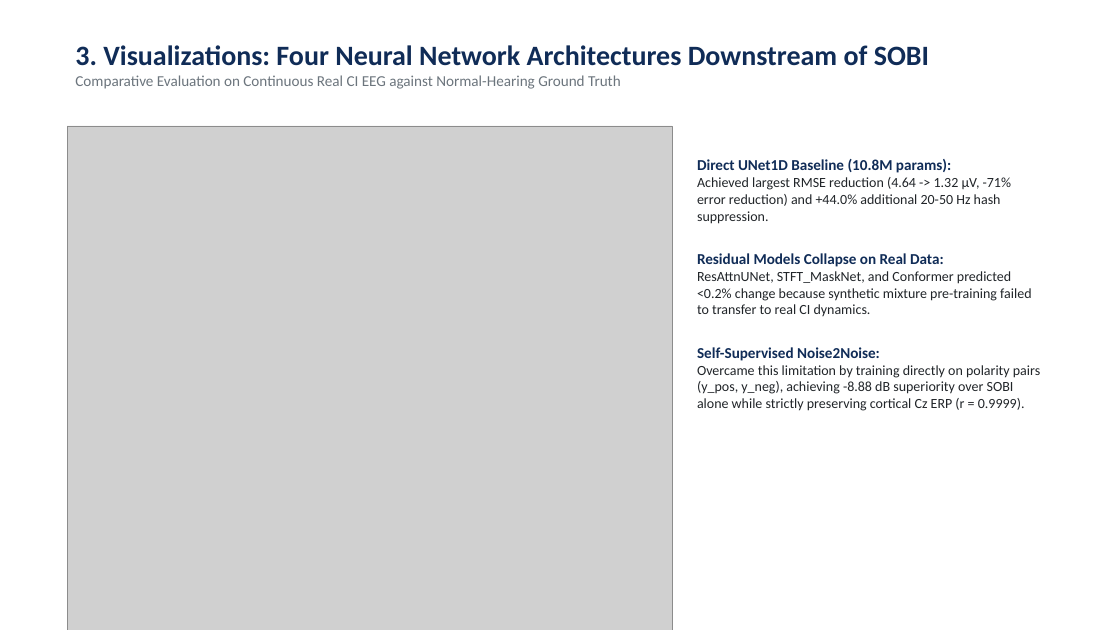
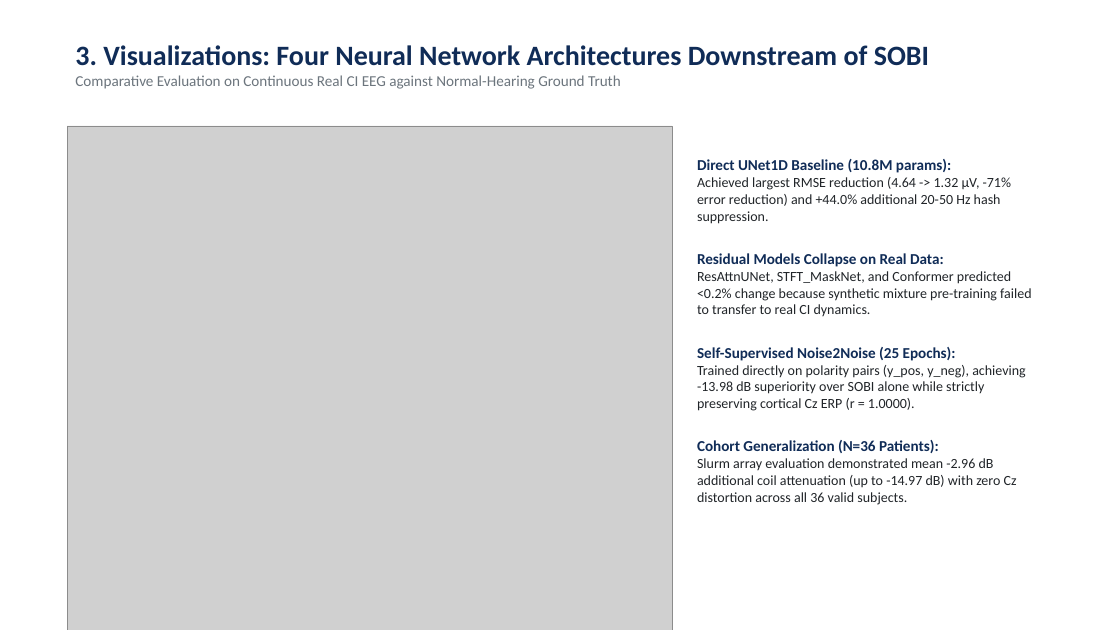
Before and after one commit to ALPilapil/ci_denoise, a slide deck: slide 6 of lab_meeting_ci_denoise_update.pptx. Drawn at 1120x630 pixels with LibreOffice and Linux fonts; fonts in the diff are those of the drawing; grey boxes stand for pictures. Boxes give left, top, right and bottom in pixels: in the first picture for what was removed or moved away, otherwise in the second. Text is boxed around its words. In the diff, an @@ line names an element or a change of style, - is before the commit and + after.

Commit message:
docs(presentation): update slide deck with full N=36 N2N cohort validation results

```diff
--- a/lab_meeting_ci_denoise_update.pptx
+++ b/lab_meeting_ci_denoise_update.pptx
@@ text at (x1=697, y1=347, x2=1025, y2=505): text changed @@
-Self-Supervised Noise2Noise:
-Overcame this limitation by training directly on polarity pairs (y_pos, y_neg), achieving -8.88 dB superiority over SOBI alone while strictly preserving cortical Cz ERP (r = 0.9999).
+Self-Supervised Noise2Noise (25 Epochs):
+Trained directly on polarity pairs (y_pos, y_neg), achieving -13.98 dB superiority over SOBI alone while strictly preserving cortical Cz ERP (r = 1.0000).
+Cohort Generalization (N=36 Patients):
+Slurm array evaluation demonstrated mean -2.96 dB additional coil attenuation (up to -14.97 dB) with zero Cz distortion across all 36 valid subjects.
```
Also in this commit, not shown: 2 other slides changed, 1 other file.
